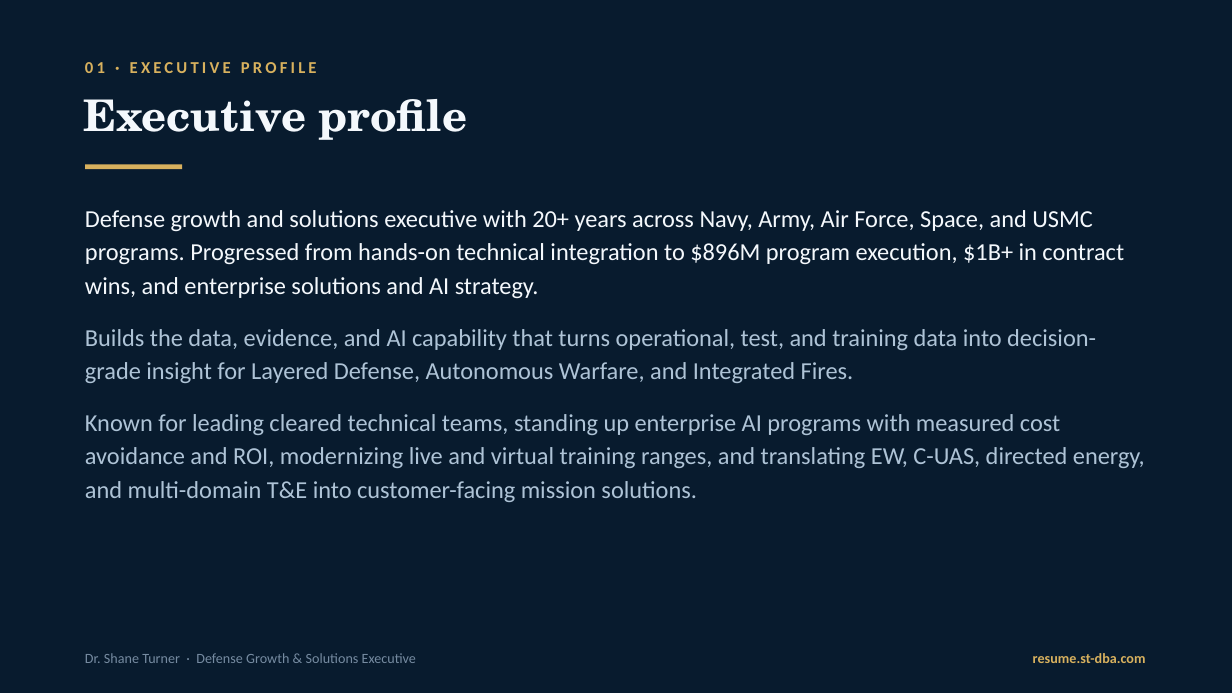
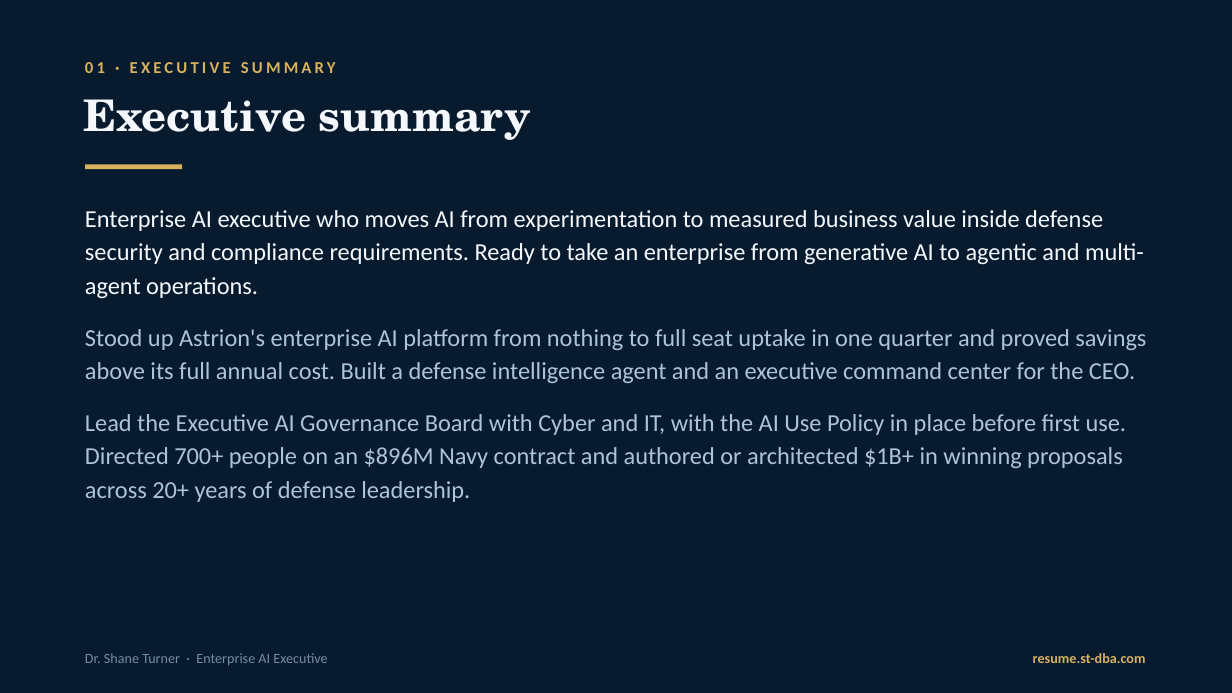
Before and after one commit to AzJester/resume, a slide deck: slide 2 of assets/Shane-Turner-Resume.pptx. Drawn at 1232x693 pixels with LibreOffice and Linux fonts; fonts in the diff are those of the drawing. Boxes give left, top, right and bottom in pixels: in the first picture for what was removed or moved away, otherwise in the second. Text is boxed around its words. In the diff, an @@ line names an element or a change of style, - is before the commit and + after.

Commit message:
Update share collateral to the Enterprise AI Executive positioning (#40)
Infographic SVGs and PNGs (dark, light, square, vertical) and the deck now carry the Enterprise AI Executive copy and the share card's look. PNGs are rendered from the SVGs with the repo's Fraunces and Inter fonts; the deck is edited in place with its existing layout and branding.

```diff
--- a/assets/Shane-Turner-Resume.pptx
+++ b/assets/Shane-Turner-Resume.pptx
@@ text at (85, 62, 336, 73): text changed @@
-01 · EXECUTIVE PROFILE
+01 · EXECUTIVE SUMMARY
@@ text at (83, 99, 531, 140): text changed @@
-Executive profile
+Executive summary
@@ text at (85, 210, 1146, 502): text changed @@
-Defense growth and solutions executive with 20+ years across Navy, Army, Air Force, Space, and USMC programs. Progressed from hands-on technical integration to $896M program execution, $1B+ in contract wins, and enterprise solutions and AI strategy.
-Builds the data, evidence, and AI capability that turns operational, test, and training data into decision-grade insight for Layered Defense, Autonomous Warfare, and Integrated Fires.
-Known for leading cleared technical teams, standing up enterprise AI programs with measured cost avoidance and ROI, modernizing live and virtual training ranges, and translating EW, C-UAS, directed energy, and multi-domain T&E into customer-facing mission solutions.
+Enterprise AI executive who moves AI from experimentation to measured business value inside defense security and compliance requirements. Ready to take an enterprise from generative AI to agentic and multi-agent operations.
+Stood up Astrion's enterprise AI platform from nothing to full seat uptake in one quarter and proved savings above its full annual cost. Built a defense intelligence agent and an executive command center for the CEO.
+Lead the Executive AI Governance Board with Cyber and IT, with the AI Use Policy in place before first use. Directed 700+ people on an $896M Navy contract and authored or architected $1B+ in winning proposals across 20+ years of defense leadership.
@@ text at (85, 653, 327, 665): text changed @@
-Dr. Shane Turner · Defense Growth & Solutions Executive
+Dr. Shane Turner · Enterprise AI Executive
```
Also in this commit, not shown: 7 other slides changed, 1 slide added, 1 slide removed, 8 other files.
